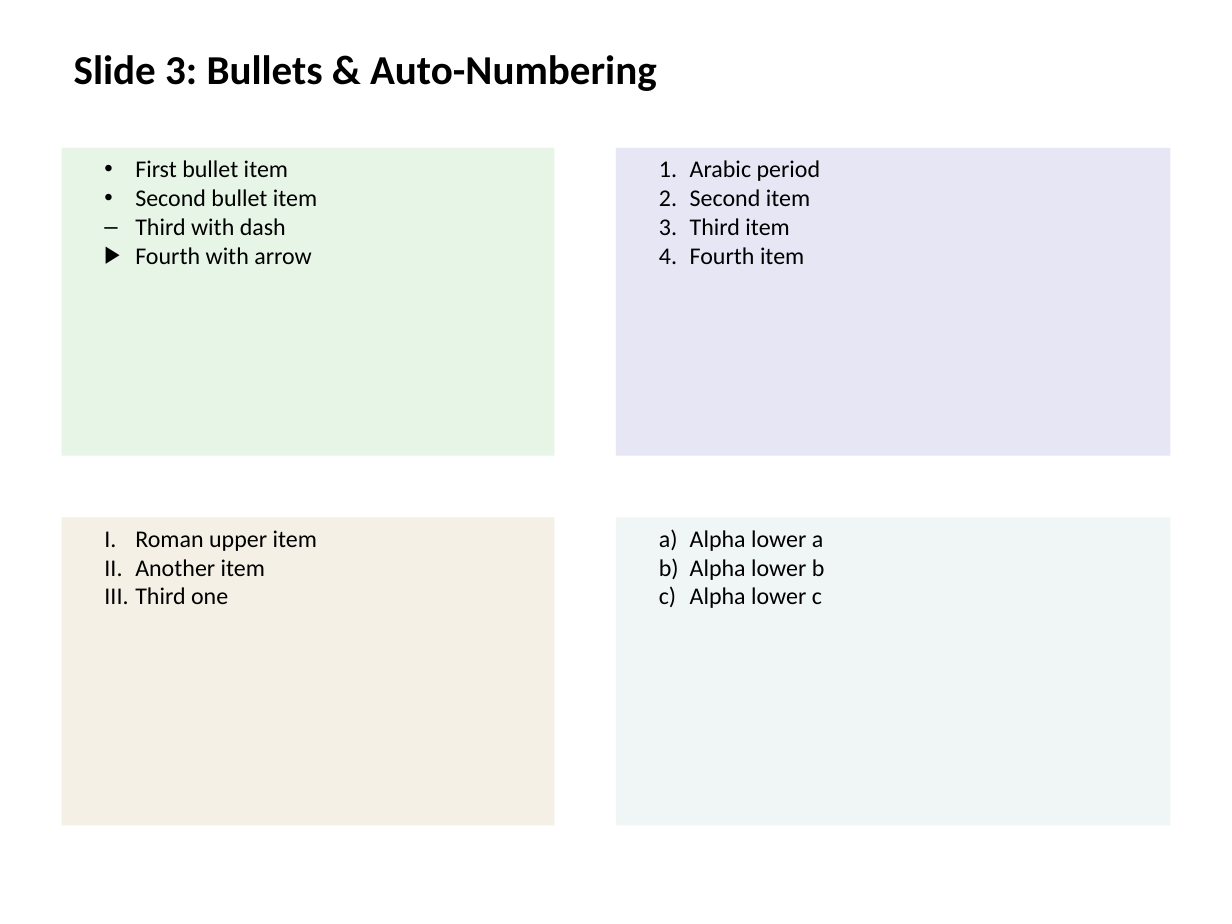
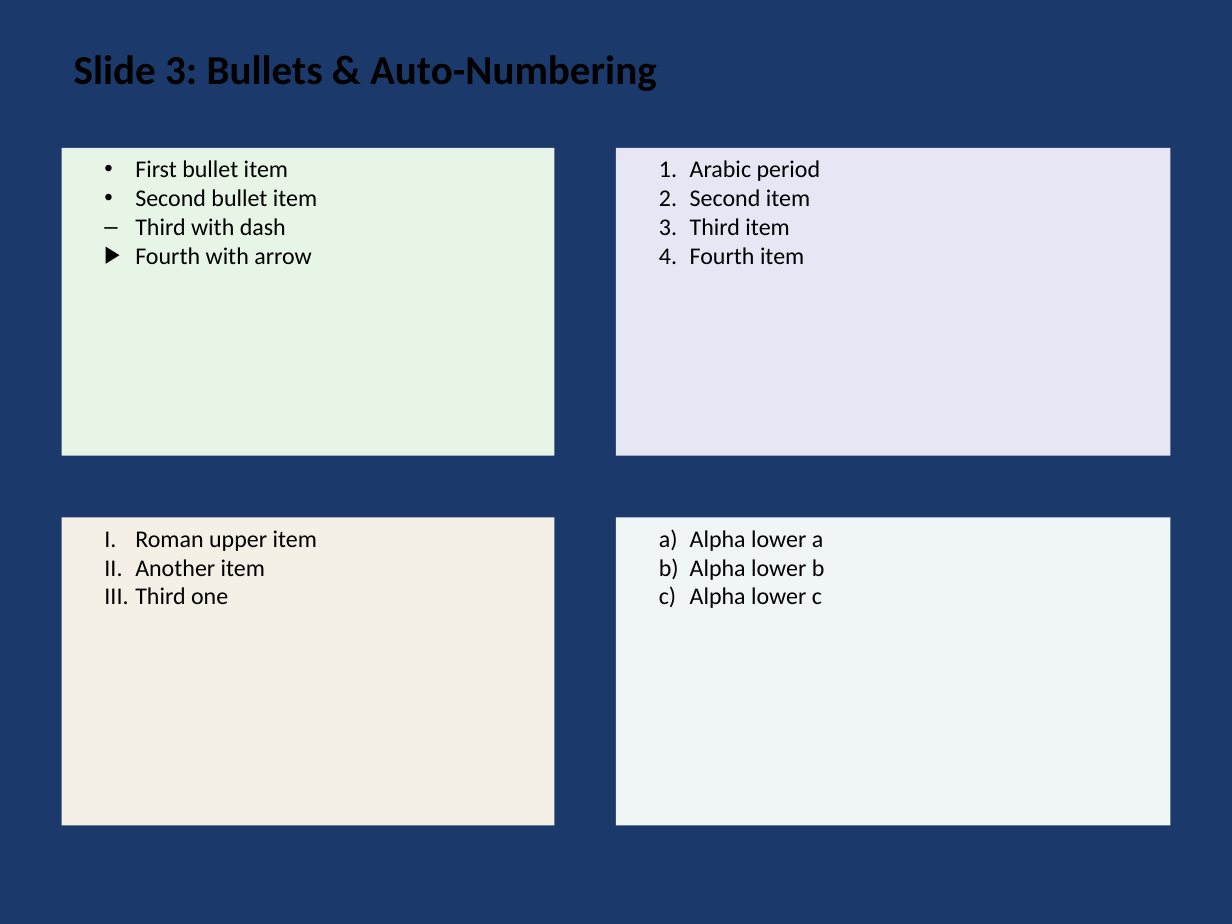
Before and after one commit to t-ujiie-g/pptx-svg, a slide deck: slide 3 of test_fixtures/test_features.pptx. Drawn at 1232x924 pixels with LibreOffice and Linux fonts; fonts in the diff are those of the drawing. Boxes give left, top, right and bottom in pixels: in the first picture for what was removed or moved away, otherwise in the second. Text is boxed around its words. In the diff, an @@ line names an element or a change of style, - is before the commit and + after.

```diff
--- a/test_fixtures/test_features.pptx
+++ b/test_fixtures/test_features.pptx
@@ background #FFFFFF to #1B3A6B @@
```
Also in this commit, not shown: 3 other slides changed, 3 slides added, 9 other files.
